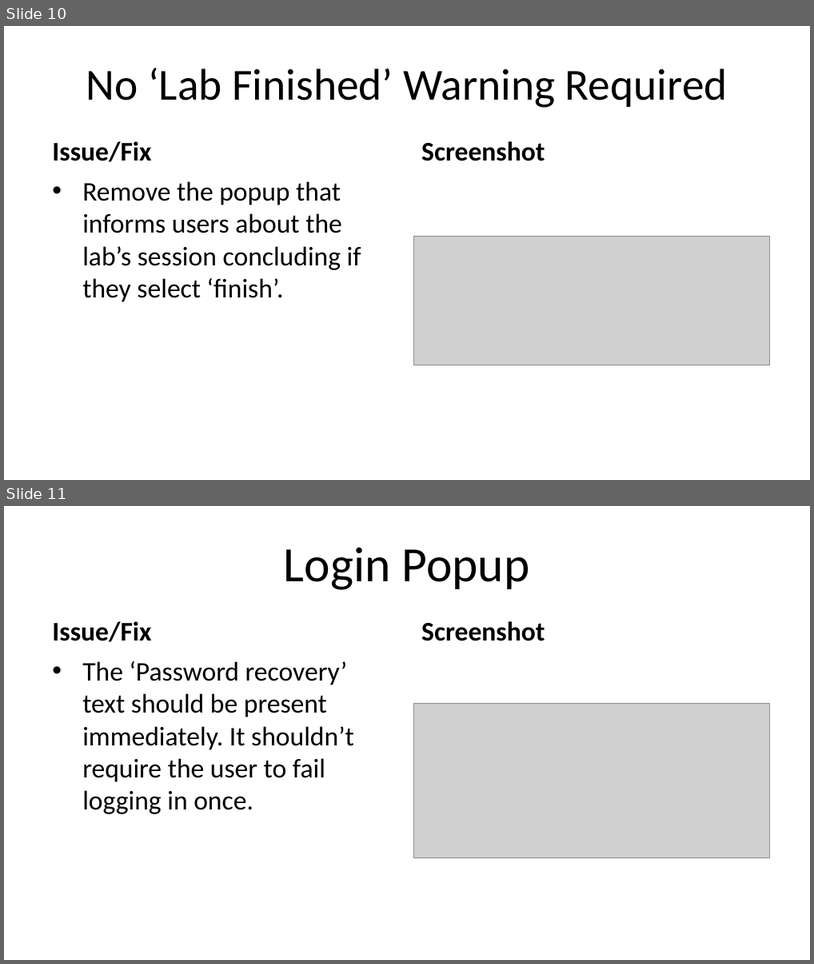
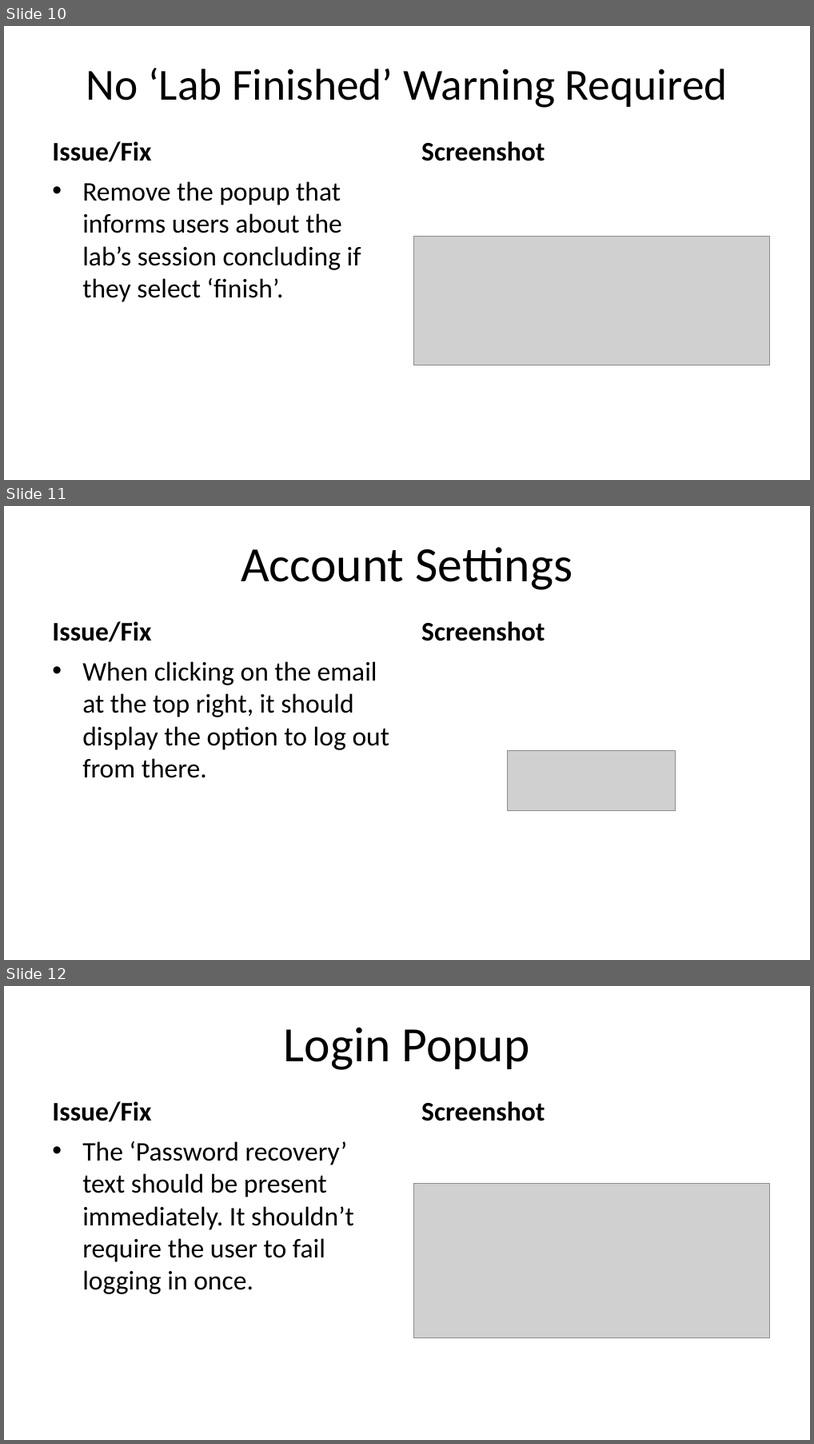
Before and after one commit to Jmackas/Proctoring_Revamp, a slide deck: remotelab/Remote Labs Suggested Changes.pptx. Shown one above the other, each under a label of ours: slides 10 and 11 before the commit, slides 10, 11 and 12 after it. The pictures are 814x964 and 814x1444 pixels, drawn with LibreOffice and Linux fonts; fonts in the diff are those of the drawing; grey boxes stand for pictures. Boxes give left, top, right and bottom in pixels: in the first picture for what was removed or moved away, otherwise in the second. Text is boxed around its words. In the diff, an @@ line names an element or a change of style, - is before the commit and + after.

Commit message:
update

```diff
--- a/remotelab/Remote Labs Suggested Changes.pptx
+++ b/remotelab/Remote Labs Suggested Changes.pptx
@@ slide 11 added at (x1=4, y1=506, x2=810, y2=960), background #FFFFFF @@
@@ title added at (x1=241, y1=547, x2=573, y2=590), 44 pt, text #000000 @@
+Account Settings
@@ text added at (x1=52, y1=621, x2=151, y2=642), 24 pt, text #000000, bold @@
+Issue/Fix
@@ text added at (x1=422, y1=621, x2=545, y2=641), 24 pt, text #000000, bold @@
+Screenshot
@@ text added at (x1=82, y1=661, x2=390, y2=778), 24 pt, text #000000 @@
+• When clicking on the email at the top right, it should display the option to log out from there.
@@ picture added at (x1=508, y1=750, x2=676, y2=810) @@
@@ what was slide 11 is now slide 12 @@
```
